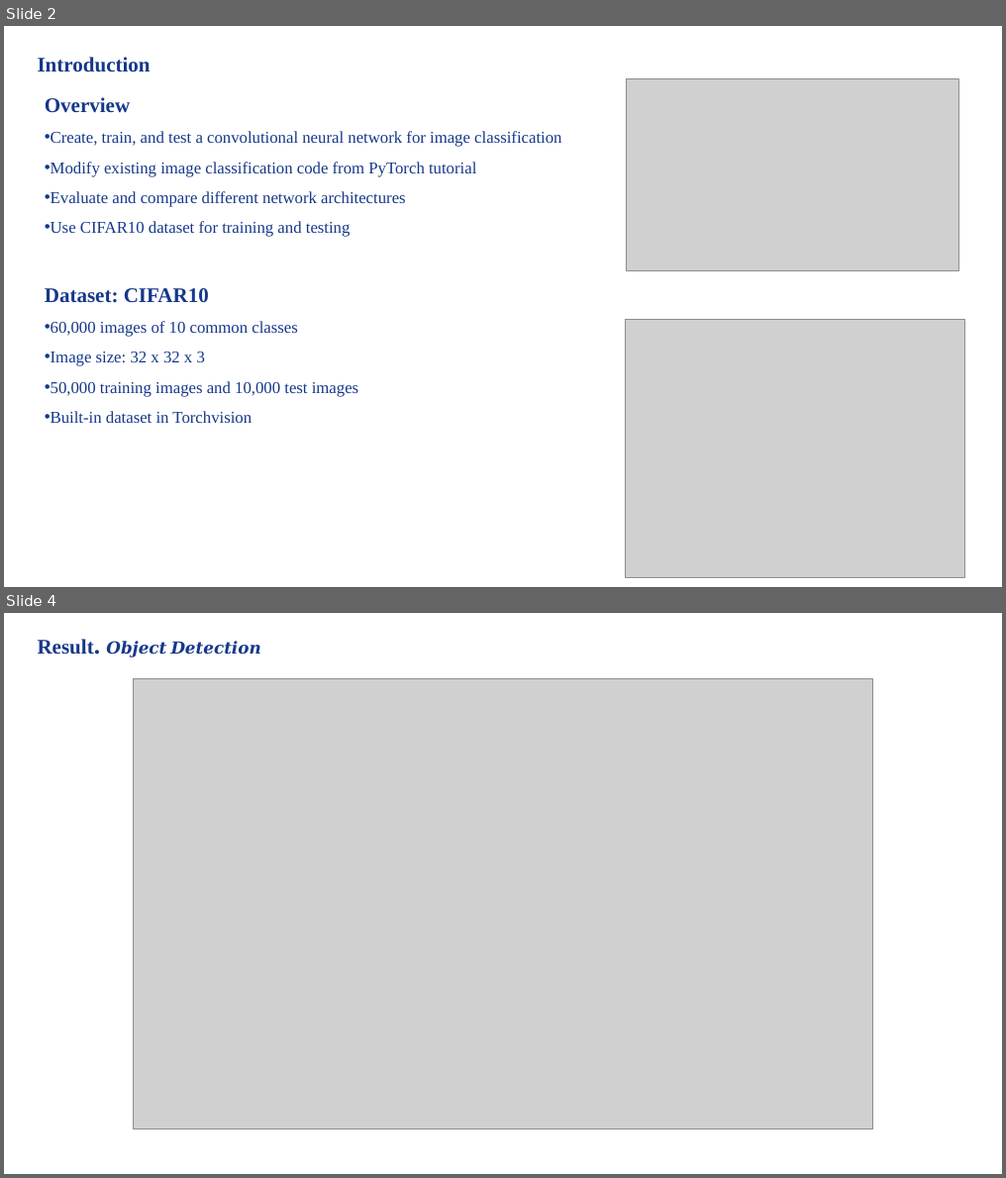
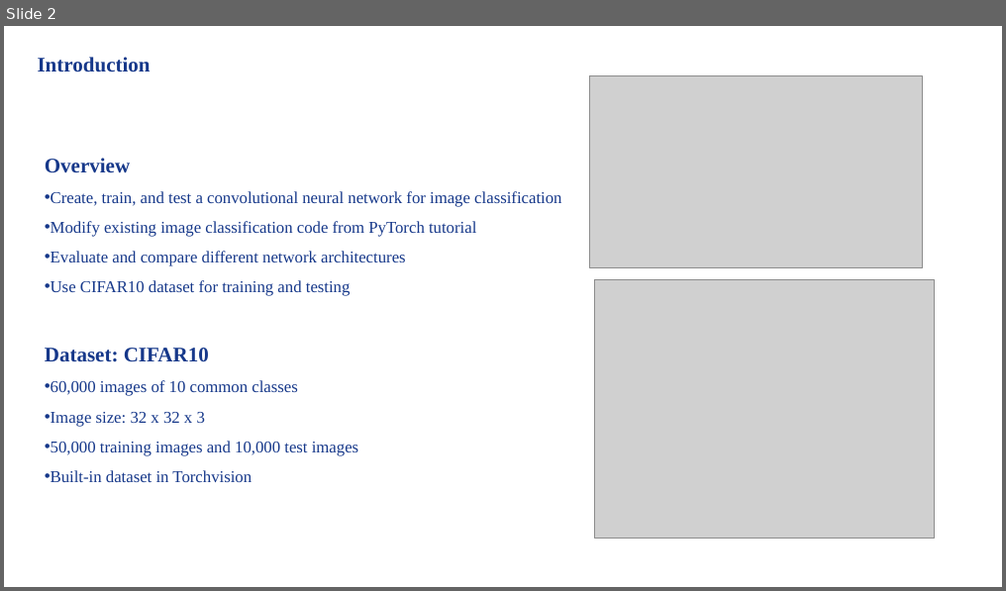
Before and after one commit to DosMiao/2302-Computer-Vision-CS-ECE-8690, a slide deck: CV2023_HW3B/CVSpring2023_Miao_Xuanbo_Assignment#3B.pptx. Shown one above the other, each under a label of ours: slides 2 and 4 before the commit, slide 2 after it; the slides between them are not shown. The pictures are 1006x1178 and 1006x591 pixels, drawn with LibreOffice and Linux fonts; fonts in the diff are those of the drawing; grey boxes stand for pictures. Boxes give left, top, right and bottom in pixels: in the first picture for what was removed or moved away, otherwise in the second. Text is boxed around its words. In the diff, an @@ line names an element or a change of style, - is before the commit and + after.

```diff
--- a/CV2023_HW3B/CVSpring2023_Miao_Xuanbo_Assignment#3B.pptx
+++ b/CV2023_HW3B/CVSpring2023_Miao_Xuanbo_Assignment#3B.pptx
@@ slide 4 removed at <box>4,613,1002,1174</box>, background #FFFFFF @@
@@ text removed at <box>38,639,261,658</box> @@
-Result. 𝑶𝒃𝒋𝒆𝒄𝒕 𝑫𝒆𝒕𝒆𝒄𝒕𝒊𝒐𝒏
@@ picture removed at <box>134,679,872,1130</box> @@
@@ slide 2 changed as well @@
@@ picture: place and size @@
-picture at <box>626,79,959,272</box>
+picture at <box>589,76,923,269</box>
@@ text "Overview": place and size @@
-text "Overview" at <box>45,97,561,423</box>
+text "Overview" at <box>45,158,561,482</box>
@@ picture: place and size @@
-picture at <box>626,319,965,577</box>
+picture at <box>595,280,935,539</box>
```
Also in this commit, not shown: 7 slides added, 3 other slides removed, 18 other files.
